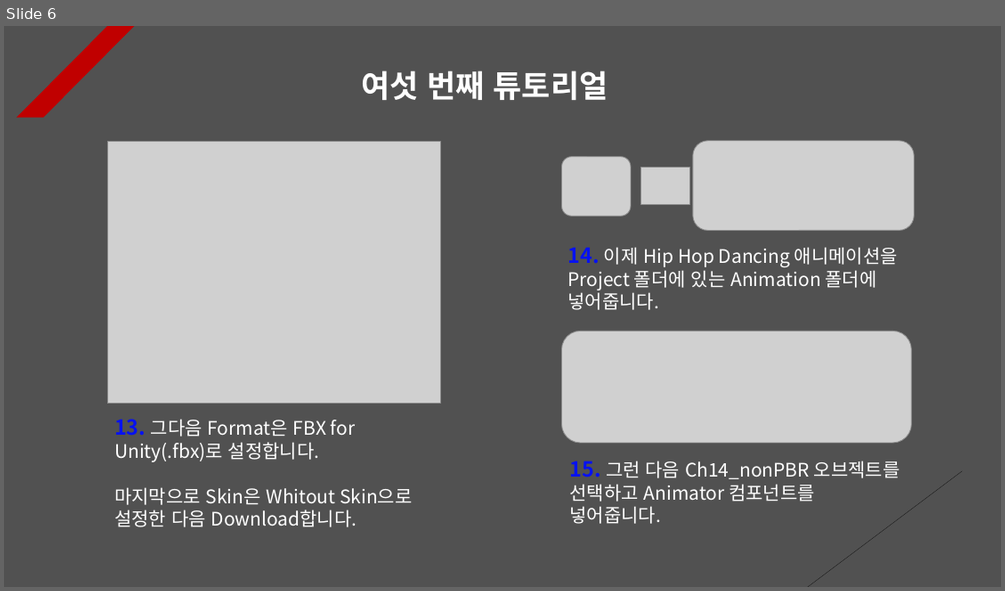
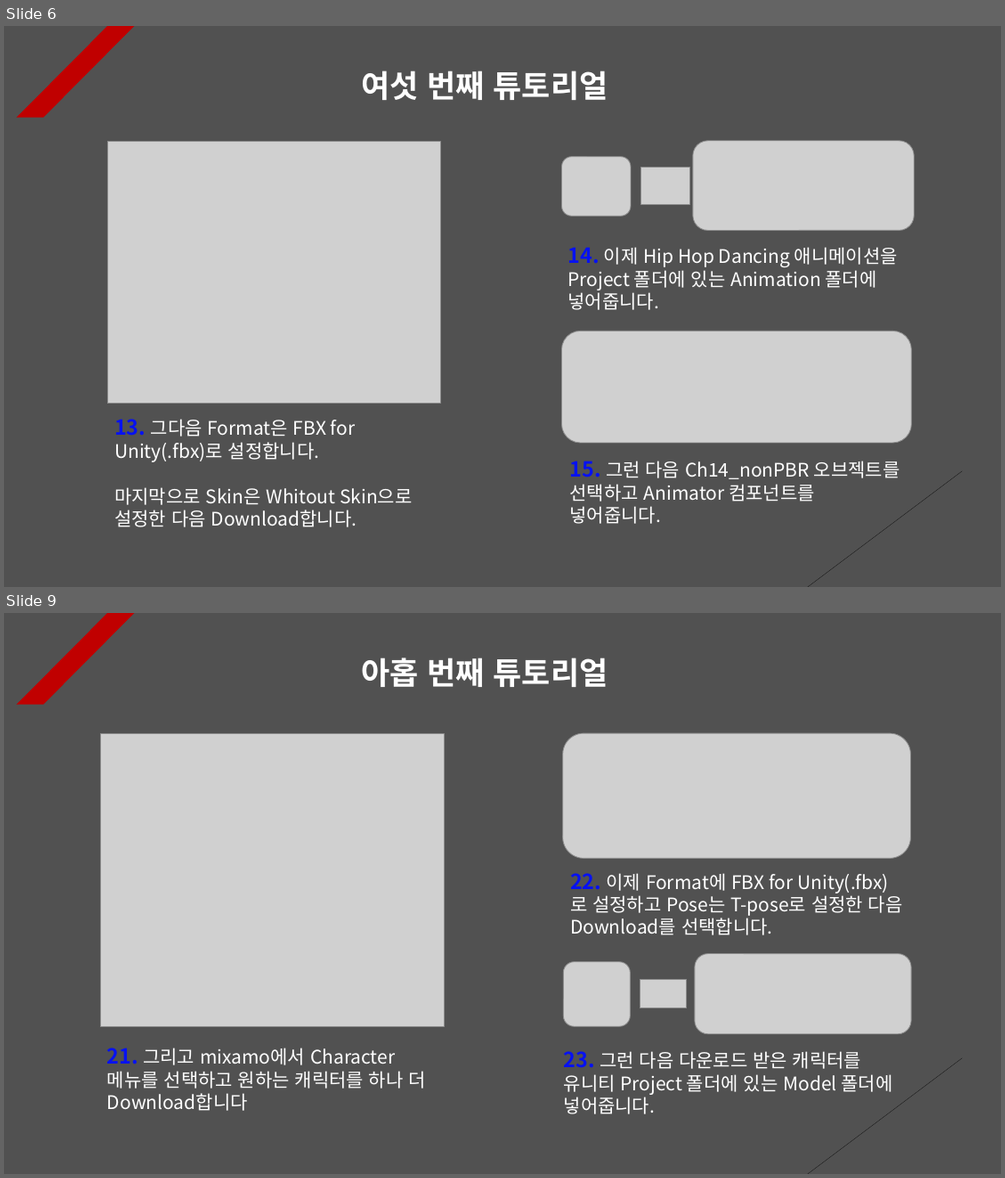
Before and after one commit to Unity2033/3D-UnityEngine, a slide deck: Assets/Class/Animation Retargeting/PPT Data/Animation Retargeting Example.pptx. Shown one above the other, each under a label of ours: slide 6 before the commit, slides 6 and 9 after it; the slides between them are not shown. The pictures are 1005x591 and 1005x1178 pixels, drawn with LibreOffice and Linux fonts; fonts in the diff are those of the drawing; grey boxes stand for pictures. Boxes give left, top, right and bottom in pixels: in the first picture for what was removed or moved away, otherwise in the second. Text is boxed around its words. In the diff, an @@ line names an element or a change of style, - is before the commit and + after.

```diff
--- a/Assets/Class/Animation Retargeting/PPT Data/Animation Retargeting Example.pptx
+++ b/Assets/Class/Animation Retargeting/PPT Data/Animation Retargeting Example.pptx
@@ slide 9 added at bbox=[4, 613, 1001, 1174], background #515151; not listed: 2 template elements that a slide beside it also shows @@
@@ text added at bbox=[361, 657, 608, 687], 30 pt, text #FFFFFF, bold @@
+아홉 번째 튜토리얼
@@ picture added at bbox=[100, 733, 445, 1027] @@
@@ picture added at bbox=[563, 733, 910, 859] @@
@@ text added at bbox=[570, 873, 903, 935], 18 pt, text #FFFFFF @@
+22. 이제 Format에 FBX for Unity(.fbx)로 설정하고 Pose는 T-pose로 설정한 다음 Download를 선택합니다.
@@ picture added at bbox=[695, 953, 912, 1033] @@
@@ picture added at bbox=[563, 962, 630, 1026] @@
@@ picture added at bbox=[639, 980, 687, 1008] @@
@@ text added at bbox=[107, 1047, 425, 1111], 18 pt, text #FFFFFF @@
+21. 그리고 mixamo에서 Character 메뉴를 선택하고 원하는 캐릭터를 하나 더 Download합니다
@@ text added at bbox=[564, 1051, 892, 1114], 18 pt, text #FFFFFF @@
+23. 그런 다음 다운로드 받은 캐릭터를 유니티 Project 폴더에 있는 Model 폴더에 넣어줍니다.
```
Also in this commit, not shown: 1 slide changed, 7 other slides added, 20 other files.
